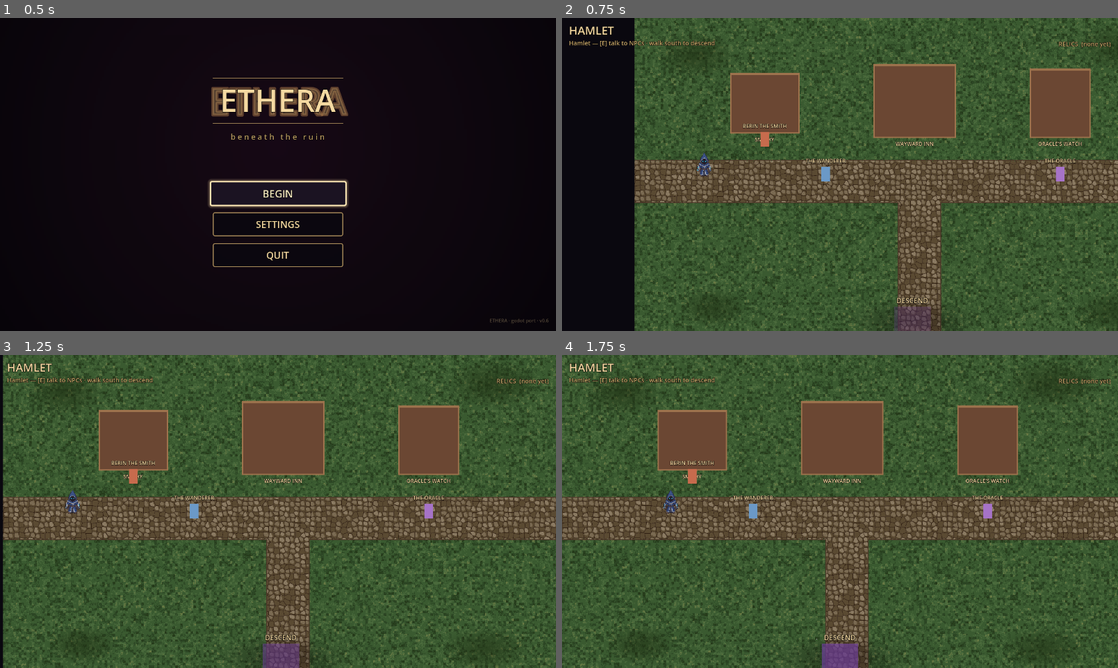
Above: before the commit, frames 1-4 (two rows, left to right).
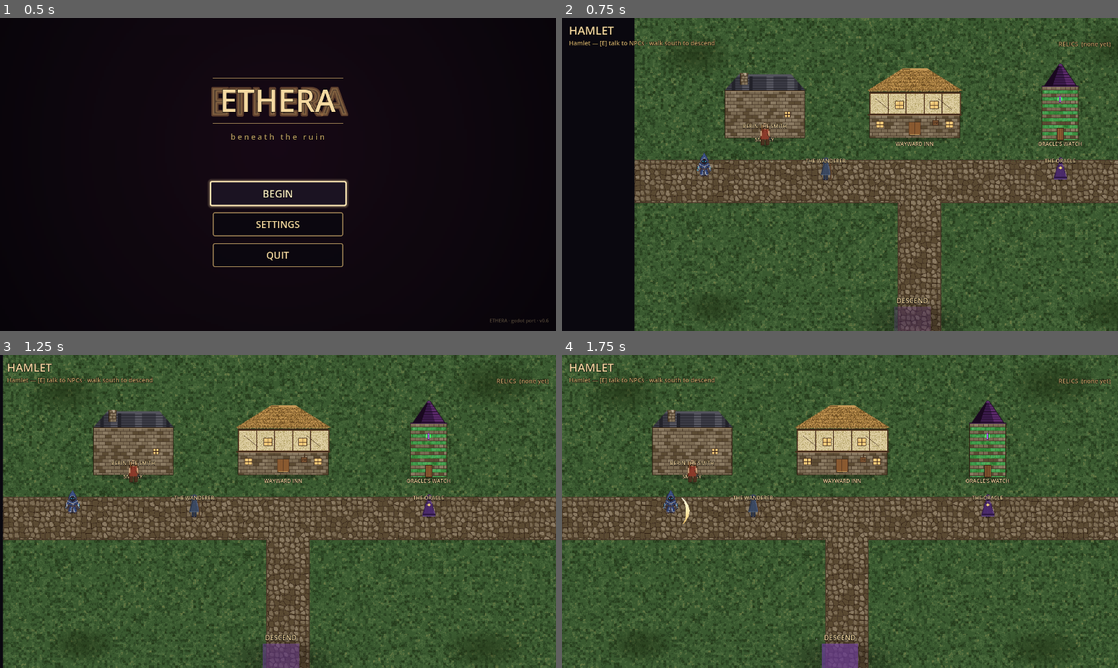
Above: after the commit, the same moments.

Repository: alitaghva1/ethera
Game: Godot game, scene res://scenes/main_menu.tscn
Same seed, same stepped clock (60 frames per second), same inputs: the game is played once before the commit and once after it.
Inputs (mouse positions are in pixels of both pictures, inside the frame that each line leads up to):
- Up to frame 1 (0.5 s): no input
- Up to frame 2 (0.75 s): click "BEGIN" at 0.5 s
- Up to frame 3 (1.25 s): no input
- Up to frame 4 (1.75 s): tap Enter at 1.25 s; move the mouse to (962, 495) at 1.27 s; press the mouse at (962, 495) at 1.28 s; hold D (move_right) from 1.28 s (still down)

Frame 1 is identical in both runs. In frame 2, 8.2% of the frame differs, in the area x 29-96%, y 14-53%; in frame 3, 8.2%; in frame 4, 8.2%, in the area x 16-82%, y 14-54%.

Commit message:
feat(godot iter-9e): integration — autoloads + NPC/building sprite wire-up
Stitches together the 4 parallel-agent commits from iter-9.

project.godot — registers 2 new autoloads:
  • SaveSystem (after GameState — load order: GameState must exist
    before SaveSystem._ready calls GameState.load_from_dict)
  • ScreenFlash (after FX — peer of the Events bus subscribers)

Final autoload order:
  InputSetup, GameState, RunState, SaveSystem, Events, FX,
  ScreenFlash, Audio, Dialogue

npc.tscn / npc.gd — added a Sprite2D node next to the existing
ColorRect Body, plus an @export var npc_texture: Texture2D. When
set, the sprite renders + ColorRect hides. When null, the old
ColorRect placeholder remains visible. Backwards compatible — any
NPC instance that doesn't set npc_texture keeps its colored-rect
look. Position offset (-16, -56) puts the 32×56 sprite's feet at
the NPC's world anchor, matching the ColorRect's bottom edge.

hamlet.tscn — three buildings + three NPCs now reference the
iter-9a procedural pixel-art:
  Buildings (Sprite2D, was Panel):
    Smithy   → assets/buildings/smithy.png   (192×160)
    Tavern   → assets/buildings/tavern.png   (224×176)
    Tower    → assets/buildings/tower.png    (96×192)
  NPCs (npc_texture override):
    Wanderer → assets/npc/wanderer.png
    Smith    → assets/npc/smith.png
    Oracle   → assets/npc/oracle.png

Collision shapes resized to match the new sprite dimensions (scale
factor adjustments on the existing wall_h sub-resource).

The hamlet is no longer brown-rectangle-and-colored-blob art. Real
pixel-art buildings with thatched roofs / forge glow / tower halo,
proper hooded NPCs. Combined with iter-8a's grass+cobble floor it
should now read as "a real game's hub."

Co-Authored-By: Claude Opus 4.7 (1M context) <noreply@anthropic.com>

Diff:
--- a/slime-depths-godot/project.godot
+++ b/slime-depths-godot/project.godot
@@ -25,8 +25,10 @@
 InputSetup="*res://scripts/input_setup.gd"
 GameState="*res://scripts/game_state.gd"
 RunState="*res://scripts/floor_state.gd"
+SaveSystem="*res://scripts/save_system.gd"
 Events="*res://scripts/events.gd"
 FX="*res://scripts/fx.gd"
+ScreenFlash="*res://scripts/screen_flash.gd"
 Audio="*res://scripts/audio.gd"
 Dialogue="*res://scenes/dialogue_ui.tscn"
 
--- a/slime-depths-godot/scenes/hamlet.tscn
+++ b/slime-depths-godot/scenes/hamlet.tscn
@@ -1,10 +1,16 @@
-[gd_scene load_steps=11 format=3 uid="uid://b3hamlet1234"]
+[gd_scene load_steps=14 format=3 uid="uid://b3hamlet1234"]
 
 [ext_resource type="Script" path="res://scripts/hamlet.gd" id="1_script"]
 [ext_resource type="Texture2D" path="res://assets/rooms/hamlet_floor.png" id="2_floor"]
 [ext_resource type="PackedScene" path="res://scenes/hero.tscn" id="3_hero"]
 [ext_resource type="PackedScene" path="res://scenes/npc.tscn" id="4_npc"]
 [ext_resource type="PackedScene" path="res://scenes/portal.tscn" id="5_portal"]
+[ext_resource type="Texture2D" path="res://assets/buildings/smithy.png" id="6_smithy"]
+[ext_resource type="Texture2D" path="res://assets/buildings/tavern.png" id="7_tavern"]
+[ext_resource type="Texture2D" path="res://assets/buildings/tower.png" id="8_tower"]
+[ext_resource type="Texture2D" path="res://assets/npc/wanderer.png" id="9_wanderer"]
+[ext_resource type="Texture2D" path="res://assets/npc/smith.png" id="10_smith"]
+[ext_resource type="Texture2D" path="res://assets/npc/oracle.png" id="11_oracle"]
 
 ; Hamlet uses the same 1280×768 design space as the dungeon, with the
 ; grass + path floor baked in extract-godot-hamlet-floor.js. The hero
@@ -41,41 +47,35 @@
 collision_layer = 1
 collision_mask = 0
 
-[node name="Smithy" type="Panel" parent="Buildings"]
-offset_left = 220.0
-offset_top = 150.0
-offset_right = 380.0
-offset_bottom = 290.0
-theme_override_styles/panel = SubResource("building_style")
+; Buildings are pixel-art Sprite2D nodes (iter-9 agent A bake). Each
+; sits on its own collision rect so the hero walks around it rather
+; than through. Y-positions align the sprite base with the path.
+[node name="Smithy" type="Sprite2D" parent="Buildings"]
+position = Vector2(300, 230)
+texture = ExtResource("6_smithy")
 
 [node name="SmithyShape" type="CollisionShape2D" parent="Buildings"]
-position = Vector2(300, 220)
-shape = SubResource("wall_h")
-scale = Vector2(0.125, 3.5)
-
-[node name="Tavern" type="Panel" parent="Buildings"]
-offset_left = 550.0
-offset_top = 130.0
-offset_right = 740.0
-offset_bottom = 300.0
-theme_override_styles/panel = SubResource("building_style")
+position = Vector2(300, 230)
+shape = SubResource("wall_h")
+scale = Vector2(0.143, 3.5)
+
+[node name="Tavern" type="Sprite2D" parent="Buildings"]
+position = Vector2(645, 220)
+texture = ExtResource("7_tavern")
 
 [node name="TavernShape" type="CollisionShape2D" parent="Buildings"]
-position = Vector2(645, 215)
-shape = SubResource("wall_h")
-scale = Vector2(0.148, 4.25)
-
-[node name="Tower" type="Panel" parent="Buildings"]
-offset_left = 910.0
-offset_top = 140.0
-offset_right = 1050.0
-offset_bottom = 300.0
-theme_override_styles/panel = SubResource("building_style")
+position = Vector2(645, 220)
+shape = SubResource("wall_h")
+scale = Vector2(0.171, 4.0)
+
+[node name="Tower" type="Sprite2D" parent="Buildings"]
+position = Vector2(980, 220)
+texture = ExtResource("8_tower")
 
 [node name="TowerShape" type="CollisionShape2D" parent="Buildings"]
 position = Vector2(980, 220)
 shape = SubResource("wall_h")
-scale = Vector2(0.109, 4.0)
+scale = Vector2(0.078, 4.8)
 
 ; Building name labels — small wooden signs above each entry.
 [node name="SmithLabel" type="Label" parent="Buildings"]
@@ -142,18 +142,21 @@
 position = Vector2(440, 400)
 npc_name = "THE WANDERER"
 body_color = Color(0.42, 0.6, 0.78, 1)
+npc_texture = ExtResource("9_wanderer")
 lines = ["Strange roads, traveler. Each descent peels another layer off the world.", "Some say the depths once held an answer. We only have questions now.", "Walk softly. The slimes are the kind ones."]
 
 [node name="Smith" parent="." instance=ExtResource("4_npc")]
 position = Vector2(300, 320)
 npc_name = "BERIN THE SMITH"
 body_color = Color(0.78, 0.42, 0.3, 1)
+npc_texture = ExtResource("10_smith")
 lines = ["You're going to need that edge, friend.", "I'd offer to sharpen it, but my forge is cold until you bring back something to feed it.", "Bring me skeleton bone-iron. Three pieces. Then we talk."]
 
 [node name="Oracle" parent="." instance=ExtResource("4_npc")]
 position = Vector2(980, 400)
 npc_name = "THE ORACLE"
 body_color = Color(0.65, 0.45, 0.78, 1)
+npc_texture = ExtResource("11_oracle")
 lines = ["The wheel turns. Twelve runs, twelve faces of the same wound.", "I see you swinging at a thing that was already dead. Save your blade for what's still hungry.", "When the torches gutter, that is when the depths look back."]
 
 ; ── Portal to the dungeon ────────────────────────────────────────────
--- a/slime-depths-godot/scenes/npc.tscn
+++ b/slime-depths-godot/scenes/npc.tscn
@@ -26,6 +26,14 @@
 offset_bottom = 0.0
 color = Color(0.78, 0.65, 0.41, 1)
 
+; Pixel-art body — auto-shown when @export var npc_texture is set on the
+; instance; falls back to the ColorRect "Body" above when null.
+; centered=false + the offset puts the sprite's feet at the NPC's anchor.
+[node name="Sprite" type="Sprite2D" parent="."]
+position = Vector2(-16, -56)
+centered = false
+visible = false
+
 [node name="NameLabel" type="Label" parent="."]
 offset_left = -80.0
 offset_top = -56.0
--- a/slime-depths-godot/scripts/npc.gd
+++ b/slime-depths-godot/scripts/npc.gd
@@ -11,15 +11,26 @@
 @export var npc_name: String = "Stranger"
 @export var lines: Array[String] = ["..."]
 @export var body_color: Color = Color(0.78, 0.65, 0.41, 1)
+# When set, the Sprite child renders this pixel-art texture and the
+# ColorRect placeholder body is hidden. Null = use ColorRect fallback.
+@export var npc_texture: Texture2D = null
 
 @onready var body: ColorRect = $Body
+@onready var sprite: Sprite2D = $Sprite
 @onready var name_label: Label = $NameLabel
 @onready var prompt: Label = $Prompt
 
 var _player_in_range := false
 
 func _ready() -> void:
-	body.color = body_color
+	if npc_texture != null:
+		sprite.texture = npc_texture
+		sprite.visible = true
+		body.visible = false
+	else:
+		body.color = body_color
+		body.visible = true
+		sprite.visible = false
 	name_label.text = npc_name
 	prompt.visible = false
 	body_entered.connect(_on_body_entered)
